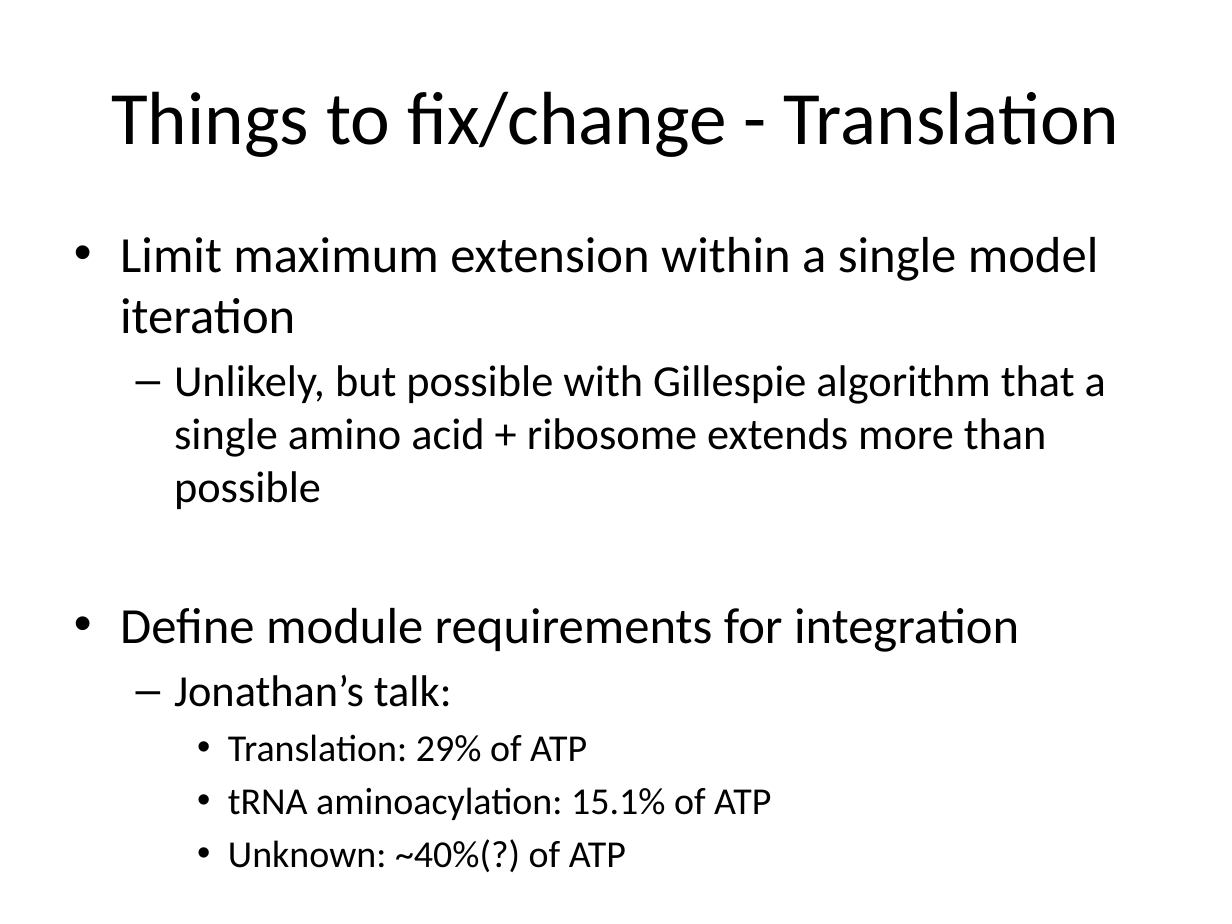
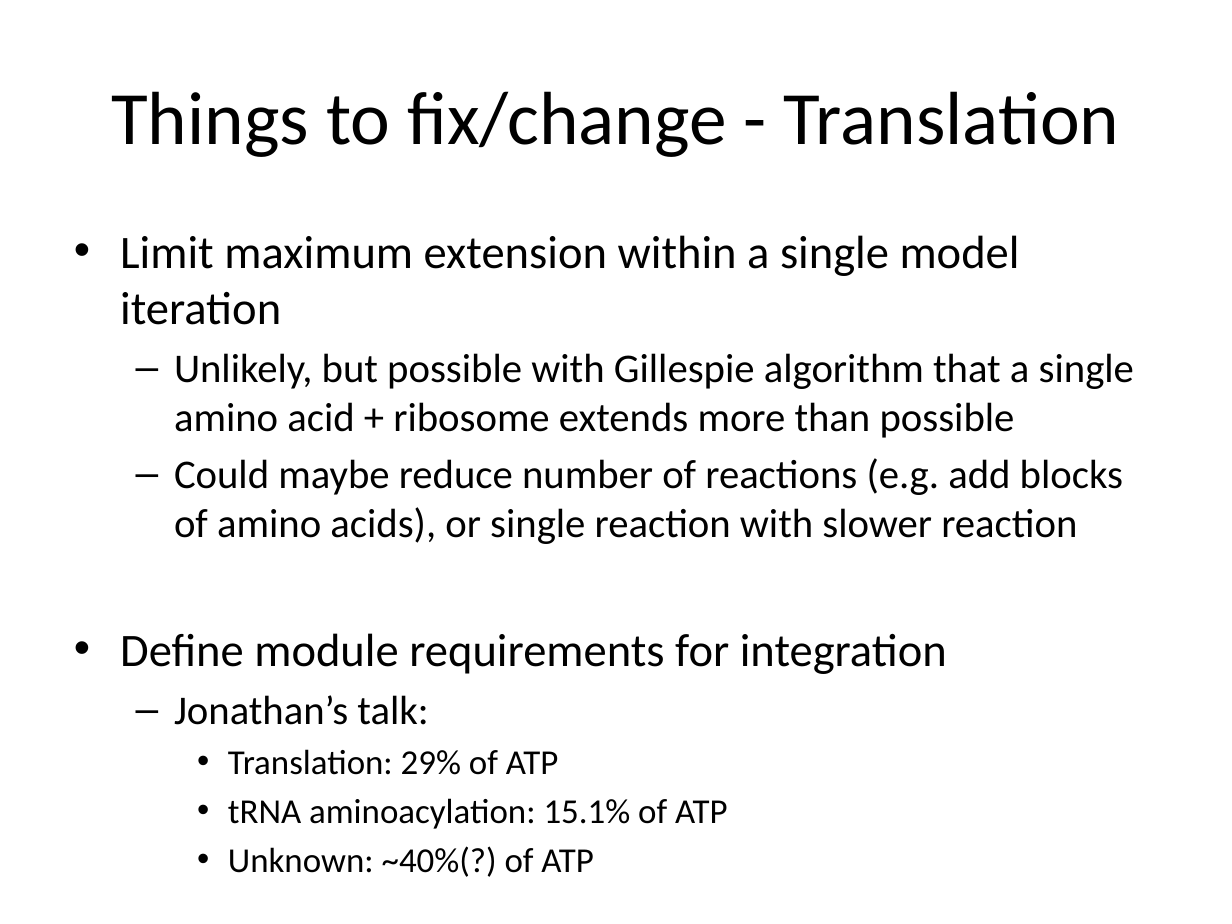
Before and after one commit to dagwa/wholecell-translation, a slide deck: slide 10 of translation_finalPres.pptx. Drawn at 1232x924 pixels with LibreOffice and Linux fonts; fonts in the diff are those of the drawing. Boxes give left, top, right and bottom in pixels: in the first picture for what was removed or moved away, otherwise in the second. Text is boxed around its words. In the diff, an @@ line names an element or a change of style, - is before the commit and + after.

```diff
--- a/translation_finalPres.pptx
+++ b/translation_finalPres.pptx
@@ text at (120,235,1134,877): size 29.6 to 27.2 pt in "Limit maximum extension within a single model ...", "Define module requirements for integration"; size 25.9 to 23.8 pt in "Unlikely, but possible with Gillespie algorithm that ...", "Jonathan’s talk:"; size 22.2 to 20.4 pt in "Translation: 29% of ATP", "tRNA aminoacylation: 15.1% of ATP", "Unknown: ~40%(?) of ATP" @@
@@ text at (174,458,1123,544): paragraph added @@
+  – Could maybe reduce number of reactions (e.g. add blocks of amino acids), or single reaction with slower reaction
```
Also in this commit, not shown: 1 other slide changed.
